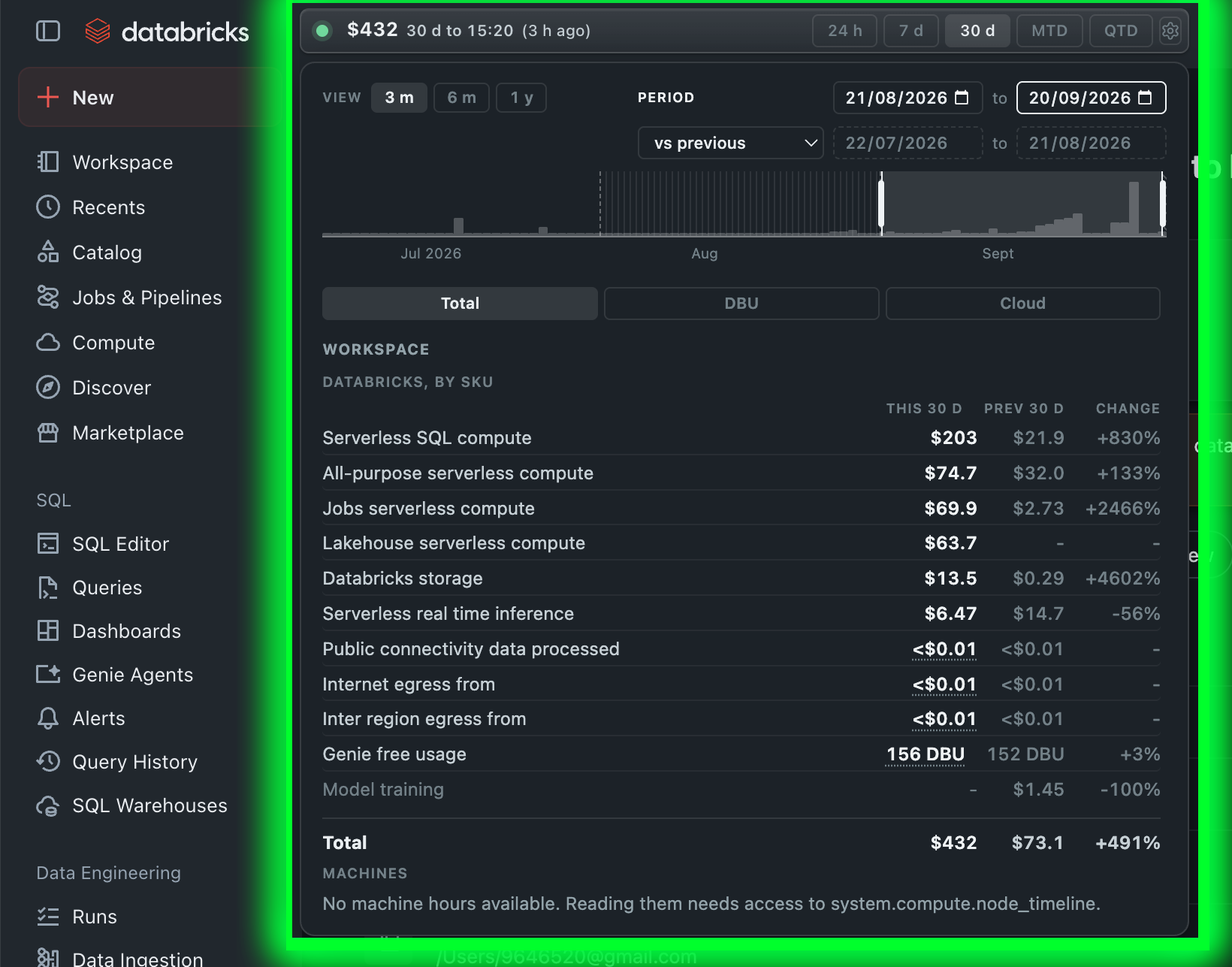
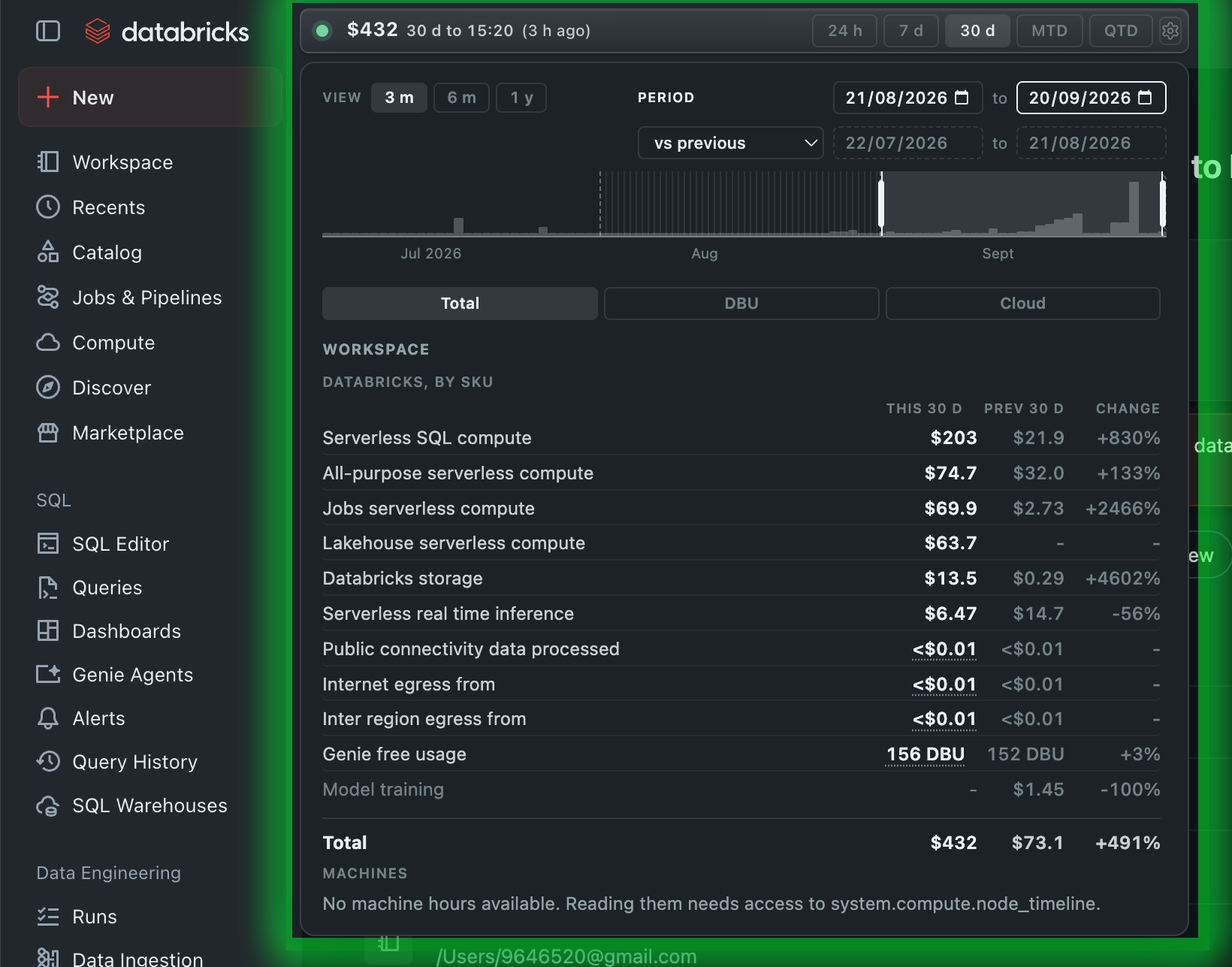
Before/after of a 1232 x 967 layered artwork. What changed in the layer stack:
"Layer 1 copy": opacity 100% → 50% over [238, 0, 1232, 967]
